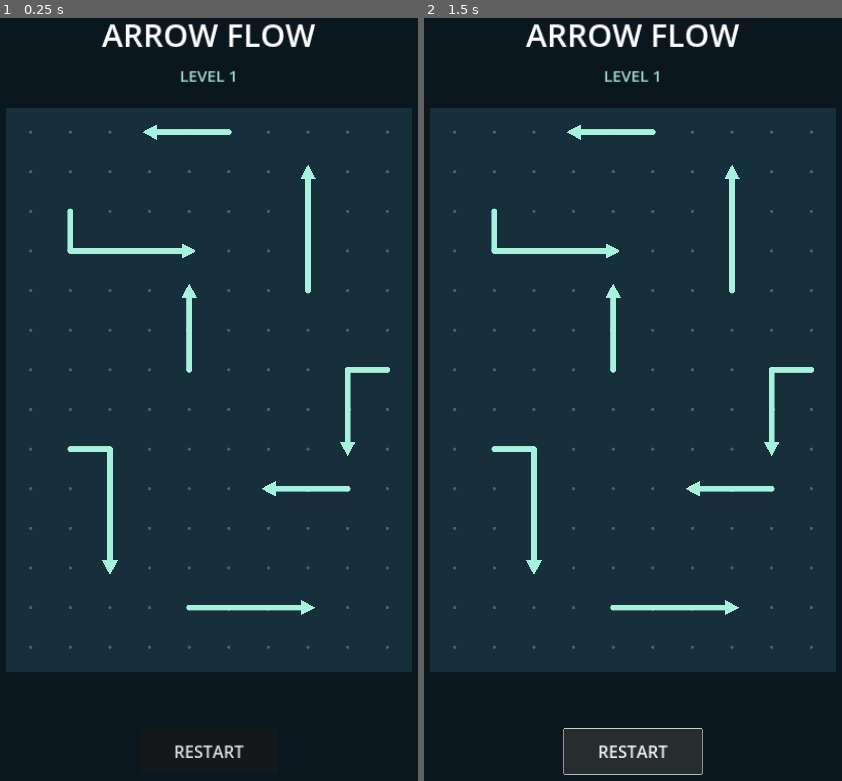
Above: before the commit, frames 1-2 (left to right).
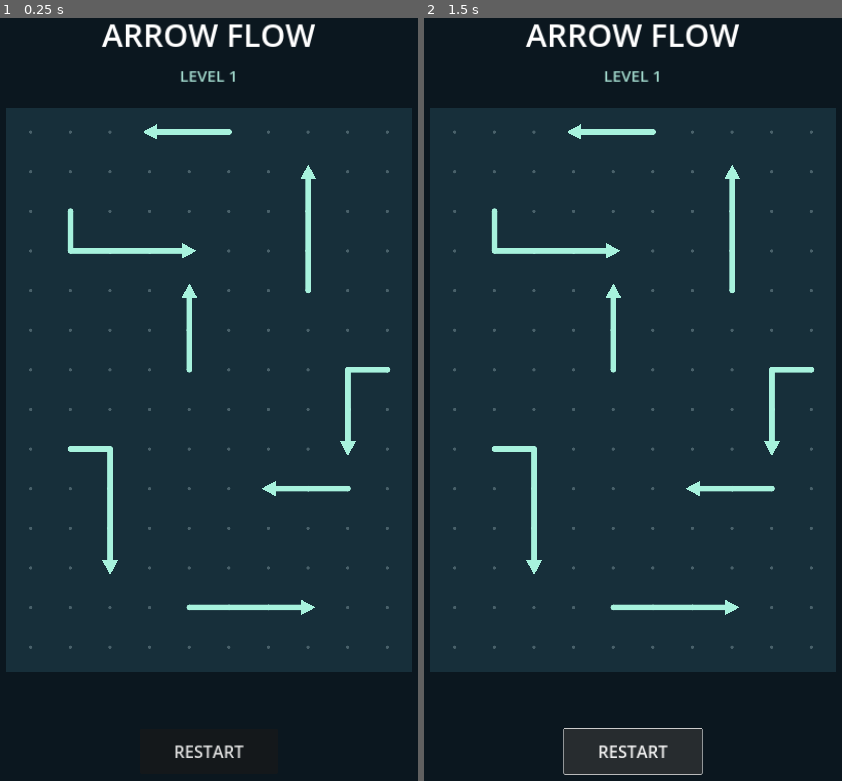
Above: after the commit, the same moments.

Repository: snip43/arrow-flow-escape-puzzle
Game: Godot game, scene res://scenes/game.tscn
The game is run twice, just before and just after one commit, with the same random seed, the same clock (stepped at 60 frames per second) and the same inputs.
Inputs:
- Up to frame 1 (0.25 s): no input
- Up to frame 2 (1.5 s): click "RESTART" at 0.5 s; click "RESTART" at 1.25 s

The runs differ from the first frame. In frame 1, 0.3% of the frame differs, in the area x 16-94%, y 13-78%; in frame 2, 0.3%.

Commit message:
Stage 1B: Arrow motion and input polish

Diff:
--- /dev/null
+++ b/game/arrow_motion.gd
@@ -0,0 +1,32 @@
+extends RefCounted
+
+# Adjacent cell centres are exactly one unit apart, so vertex index is arc length.
+var points: PackedVector2Array
+var direction: Vector2
+var length: int
+var travel: float
+
+func _init(path: Array, bounds: Vector2i) -> void:
+	for cell in path:
+		points.append(Vector2(cell))
+	length = points.size() - 1
+	var head := points[length]
+	direction = head - points[length - 1]
+	var edge_distance := head.dot(-direction)
+	if direction.x > 0 or direction.y > 0:
+		edge_distance += Vector2(bounds).dot(direction) - 1.0
+	travel = length + edge_distance + 1.0
+
+func sample(distance: float) -> Vector2:
+	if distance >= length:
+		return points[length] + direction * (distance - length)
+	var i := floori(distance)
+	return points[i].lerp(points[i + 1], distance - i)
+
+func section(distance: float) -> PackedVector2Array:
+	var result := PackedVector2Array([sample(distance)])
+	for i in range(floori(distance) + 1, length + 1):
+		if i < distance + length:
+			result.append(points[i])
+	result.append(sample(distance + length))
+	return result
--- a/game/tap_tracker.gd
+++ b/game/tap_tracker.gd
@@ -7,11 +7,14 @@
 var cancelled := false
 var tolerance := 0.0
 
+var fingers := {}
+
 func clear() -> void:
 	owner = IDLE
+	fingers.clear()
 	cancelled = false
 
-func feed(event: InputEvent, slop: float) -> bool:
+func feed(event: InputEvent, slop: float, eligible: bool) -> bool:
 	if event.device == InputEvent.DEVICE_ID_EMULATION:
 		return false
 	var pointer := MOUSE
@@ -31,18 +34,28 @@
 	pos = event.position
 	if not motion:
 		pressed = event.pressed
+	if event is InputEventScreenTouch:
+		if pressed:
+			fingers[pointer] = true
+			if fingers.size() > 1:
+				cancelled = true
+		else:
+			fingers.erase(pointer)
 	if pressed:
-		if owner == IDLE:
+		if owner == IDLE and eligible and fingers.size() <= 1 and not cancelled:
 			owner = pointer
 			start = pos
 			tolerance = slop
 			cancelled = false
 		return false
 	if pointer != owner:
+		if fingers.is_empty() and owner == IDLE:
+			cancelled = false
 		return false
 	cancelled = cancelled or start.distance_to(pos) > tolerance
 	if motion:
 		return false
 	var accepted: bool = not cancelled and not event.canceled
-	clear()
+	owner = IDLE
+	cancelled = not fingers.is_empty()
 	return accepted
--- a/project.godot
+++ b/project.godot
@@ -5,6 +5,7 @@
 run/main_scene="res://scenes/game.tscn"
 
 [display]
+window/handheld/orientation=1
 window/size/viewport_width=1080
 window/size/viewport_height=1920
 window/size/window_width_override=405
--- /dev/null
+++ b/tests/capture_stage_1b.gd
@@ -0,0 +1,43 @@
+extends SceneTree
+
+const DIR := "res://docs/screenshots/stage_1b/"
+var game
+var failed := false
+
+func _initialize() -> void:
+	run.call_deferred()
+
+func snap(name: String) -> void:
+	await process_frame
+	await RenderingServer.frame_post_draw
+	if root.get_texture().get_image().save_png(DIR + name + ".png") != OK:
+		failed = true
+
+func run() -> void:
+	DirAccess.make_dir_recursive_absolute(DIR + "motion")
+	game = load("res://scenes/game.tscn").instantiate()
+	root.add_child(game)
+	await snap("01-initial")
+	game.move("A")
+	await snap("02-blocked")
+	game.move("B")
+	await game.animation.finished
+	game.move("A")
+	game.animation.pause()
+	var prev := 0.0
+	for d in [0.0,0.35,1.0,3.0,5.5,7.5,9.0]:
+		game.animation.custom_step((d-prev)/game.SPEED)
+		prev = d
+		await snap("motion/A-%03d" % roundi(d*10))
+		if d == 0.35:
+			await snap("03-bent-arrow-moving")
+		if d == 9.0:
+			await snap("04-bent-arrow-tail-exit")
+	game.animation.play()
+	await game.animation.finished
+	await snap("05-partial")
+	for id in game.Level.SOLUTION.slice(2):
+		game.move(id)
+		await game.animation.finished
+	await snap("06-complete")
+	quit(1 if failed or not game.complete.visible else 0)
--- a/tests/stage_1a.gd
+++ b/tests/stage_1a.gd
@@ -48,7 +48,7 @@
 	mouse(board, at, true)
 	var drag := InputEventMouseMotion.new()
 	drag.position = at + Vector2.RIGHT*board.spacing()
-	board._gui_input(drag)
+	board.handle_pointer(drag)
 	mouse(board, at, false)
 	check(not board.locked, "drag out and back cancels")
 	mouse(board, at, true, InputEvent.DEVICE_ID_EMULATION)
@@ -60,17 +60,17 @@
 	touch.index = 1
 	touch.position = at
 	touch.pressed = true
-	board._gui_input(touch)
+	board.handle_pointer(touch)
 	check(not board.locked, "touch press waits")
 	touch.pressed = false
-	board._gui_input(touch)
+	board.handle_pointer(touch)
 	var ticket: int = game.generation
 	mouse(board, bend, true)
 	mouse(board, bend, false)
 	check(board.locked and board.exiting == "B" and game.model.ids() == original, "touch release starts one deferred removal")
 	game.get_node("%Restart").pressed.emit()
 	game.finish_move("B",ticket)
-	await create_timer(0.35).timeout
+	await wait_exit(board)
 	check(game.model.ids() == original and not board.locked and not game.complete.visible, "restart during animation rejects stale callback")
 	# Deliver the final mouse gesture through the viewport and GUI hit routing.
 	for down in [true, false]:
@@ -79,11 +79,11 @@
 		click.button_index = MOUSE_BUTTON_LEFT
 		click.pressed = down
 		root.push_input(click, true)
-	await create_timer(0.35).timeout
+	await wait_exit(board)
 	check(game.model.can_exit("A") and game.model.ids().size() == 7, "mouse release commits once")
 	for id in Level.SOLUTION.slice(1):
 		game.move(id)
-		await create_timer(0.35).timeout
+		await wait_exit(board)
 	check(game.complete.is_visible_in_tree() and game.model.ids().is_empty(), "victory after final tween")
 	game.get_node("%Restart").pressed.emit()
 	check(not game.complete.visible and game.model.ids() == original, "restart after victory")
@@ -103,4 +103,9 @@
 	event.button_index = MOUSE_BUTTON_LEFT
 	event.pressed = pressed
 	event.device = device
-	board._gui_input(event)
+	board.handle_pointer(event)
+
+func wait_exit(board: Control) -> void:
+	var deadline := Time.get_ticks_msec() + 2000
+	while board.locked and Time.get_ticks_msec() < deadline:
+		await process_frame
--- /dev/null
+++ b/tests/stage_1b.gd
@@ -0,0 +1,111 @@
+extends SceneTree
+
+const Motion := preload("res://game/arrow_motion.gd")
+const Level := preload("res://levels/level_1.gd")
+var game
+var board
+var failures := 0
+var checks := 0
+
+func check(ok: bool, label: String) -> void:
+	checks += 1
+	if not ok:
+		failures += 1
+		push_error(label)
+
+func _initialize() -> void:
+	run.call_deferred()
+
+func touch(i: int, at: Vector2, down: bool, canceled := false, device := 0) -> void:
+	var e := InputEventScreenTouch.new()
+	e.index = i
+	e.position = board.get_global_transform_with_canvas() * at
+	e.pressed = down
+	e.canceled = canceled
+	e.device = device
+	root.push_input(e,true)
+
+func run() -> void:
+	var paths := Level.arrows()
+	paths["zigzag"] = [Vector2i(2,2),Vector2i(3,2),Vector2i(3,3),Vector2i(4,3),Vector2i(4,4)]
+	for id in paths:
+		var m := Motion.new(paths[id],Level.SIZE)
+		check(m.section(0) == m.points,"start "+id)
+		var good := true
+		var previous := m.section(0)
+		for n in range(1,201):
+			var d := m.travel*n/200
+			var p := m.section(d)
+			var length := 0.0
+			for j in range(1,p.size()):
+				length += p[j].distance_to(p[j-1])
+			good = good and is_equal_approx(length,m.length) and p[-1].is_equal_approx(m.points[-1]+m.direction*d)
+			good = good and p[0].distance_to(previous[0]) <= m.travel/200+0.0001
+			previous = p
+		check(good,"continuous translation "+id)
+		for j in m.length:
+			check(m.section(j)[0] == m.points[j],"tail follows corner "+id)
+		check(not Rect2(Vector2(-0.5,-0.5),Vector2(Level.SIZE)).grow(0.2).has_point(previous[0]),"fully outside "+id)
+	game = preload("res://scenes/game.tscn").instantiate()
+	root.add_child(game)
+	board = game.board
+	await process_frame
+	var bend: Vector2 = board.center(Vector2i(2,8))
+	var outside := Vector2(-20,-20)
+	for first in [0,1]:
+		touch(0,bend,true)
+		touch(1,outside,true)
+		touch(first,bend if first == 0 else outside,false)
+		touch(2,bend,true)
+		touch(2,bend,false)
+		touch(1-first,outside if first == 0 else bend,false)
+		check(not board.locked,"multitouch release order")
+	for mode in ["outside","cancel","focus","emulated","miss"]:
+		var at := outside if mode == "miss" else bend
+		var device := InputEvent.DEVICE_ID_EMULATION if mode == "emulated" else 0
+		touch(0,at,true,false,device)
+		if mode == "focus":
+			board.notification(Node.NOTIFICATION_APPLICATION_FOCUS_OUT)
+		touch(0,outside if mode == "outside" else at,false,mode == "cancel",device)
+		check(not board.locked,mode)
+	game.move("A")
+	board.feedback.pause()
+	board.feedback.custom_step(0.18)
+	board.feedback.play()
+	game.move("E")
+	await create_timer(0.09).timeout
+	check(board.flashed == "E" and game.model.ids().size() == 8,"replace blocked feedback")
+	for ratio in [0.01,0.5,0.96]:
+		touch(0,bend,true)
+		touch(0,bend,false)
+		check(board.exiting == "D","single bend tap recovered")
+		game.animation.pause()
+		game.animation.custom_step(board.motion.travel/game.SPEED*ratio)
+		var old: int = game.generation
+		game.restart()
+		game.finish_move("D",old)
+		check(not board.locked and board.motion == null and game.model.ids().size()==8,"restart at "+str(ratio))
+	game.move("A")
+	game.move("C")
+	check(board.flashed=="C" and game.model.ids().size()==8,"replace feedback")
+	game.move("B")
+	game.animation.pause()
+	game.animation.custom_step(0.06)
+	var saved: PackedVector2Array = board.motion.section(board.distance)
+	touch(0,bend,true)
+	for dims in [Vector2i(405,720),Vector2i(900,600)]:
+		root.size = dims
+		await process_frame
+		await process_frame
+		check(board.motion.section(board.distance)==saved and game.model.path_for("D")==paths["D"] and not game.model.can_exit("A"),"resize while occupied")
+	check(board.flashed=="","successful move clears feedback")
+	game.animation.custom_step(1.0)
+	touch(0,board.center(Vector2i(2,8)),false)
+	check(not board.locked and game.model.ids().size()==7,"ignore press during motion")
+	for id in Level.SOLUTION.slice(1):
+		game.move(id)
+		check(not game.complete.visible and board.locked,"victory deferred "+id)
+		game.animation.custom_step(2.0)
+	check(game.complete.visible,"all tails gone")
+	print("STAGE 1B: %d checks, %d failures" % [checks,failures])
+	quit(1 if failures else 0)
--- a/ui/board.gd
+++ b/ui/board.gd
@@ -5,19 +5,33 @@
 const Tap := preload("res://game/tap_tracker.gd")
 const Model := preload("res://game/board_model.gd")
 const INK := Color("#a7f2dd")
-const DENIED := Color("#ffae83")
+const DENIED := Color("#ff796e")
 var model: Model
 var tap := Tap.new()
 var locked := false
 var exiting := ""
-var opacity := 1.0
+const Motion := preload("res://game/arrow_motion.gd")
+const HIT_RADIUS := 0.38
+const SLOP := 0.24
+var motion: Motion
+var distance := 0.0
+var clip := Control.new()
+var ink := Node2D.new()
+
+func _ready() -> void:
+	clip.mouse_filter = Control.MOUSE_FILTER_IGNORE
+	clip.clip_contents = true
+	add_child(clip)
+	clip.add_child(ink)
+	ink.draw.connect(draw_arrows)
+
 var flashed := ""
 var feedback: Tween
 
 func spacing() -> float:
 	return minf(size.x / (model.size.x + 0.6), size.y / (model.size.y + 0.6))
 
-func center(cell: Vector2i) -> Vector2:
+func center(cell: Vector2) -> Vector2:
 	return size * 0.5 + (Vector2(cell) + Vector2.ONE * 0.5 - Vector2(model.size) * 0.5) * spacing()
 
 func hit(pos: Vector2) -> String:
@@ -29,7 +43,7 @@
 		for i in range(1, path.size()):
 			var closest := Geometry2D.get_closest_point_to_segment(pos, center(path[i-1]), center(path[i]))
 			distance = minf(distance, pos.distance_to(closest))
-		if distance > spacing() * 0.38:
+		if distance > spacing() * HIT_RADIUS:
 			continue
 		if is_equal_approx(distance, best):
 			winner = ""
@@ -38,10 +52,14 @@
 			winner = id
 	return winner
 
-func _gui_input(event: InputEvent) -> void:
-	if locked or model == null:
+func _input(event: InputEvent) -> void:
+	if event is InputEventMouse or event is InputEventScreenTouch or event is InputEventScreenDrag:
+		handle_pointer(make_input_local(event))
+
+func handle_pointer(event: InputEvent) -> void:
+	if model == null:
 		return
-	if tap.feed(event, spacing() * 0.24):
+	if tap.feed(event, spacing() * SLOP, not locked and Rect2(Vector2.ZERO, size).has_point(event.position)) and not locked:
 		var id := hit(event.position)
 		if id != "" and hit(tap.start) == id:
 			tapped.emit(id)
@@ -50,13 +68,15 @@
 	if what == NOTIFICATION_APPLICATION_FOCUS_OUT and tap:
 		tap.clear()
 
-func reset_visuals() -> void:
+func reset_visuals(reset_input := true) -> void:
 	if feedback:
 		feedback.kill()
-	tap.clear()
+	if reset_input:
+		tap.clear()
 	locked = false
 	exiting = ""
-	opacity = 1.0
+	motion = null
+	distance = 0.0
 	flashed = ""
 	queue_redraw()
 
@@ -66,11 +86,11 @@
 	flashed = id
 	queue_redraw()
 	feedback = create_tween()
-	feedback.tween_interval(0.18)
+	feedback.tween_interval(0.22)
 	feedback.tween_callback(func(): flashed = ""; queue_redraw())
 
-func fade(value: float) -> void:
-	opacity = value
+func advance(value: float) -> void:
+	distance = value
 	queue_redraw()
 
 func _draw() -> void:
@@ -82,11 +102,18 @@
 	for x in model.size.x:
 		for y in model.size.y:
 			draw_circle(center(Vector2i(x,y)), s * 0.034, Color("#49616a"), true, -1, true)
+	clip.position = field.position
+	clip.size = field.size
+	ink.position = -field.position
+	ink.queue_redraw()
+
+func draw_arrows() -> void:
+	var s := spacing()
 	for id in model.ids():
-		var path := model.path_for(id)
+		var path := PackedVector2Array(model.path_for(id))
+		if exiting == id:
+			path = motion.section(distance)
 		var color := DENIED if flashed == id else INK
-		if exiting == id:
-			color.a = opacity
 		var head := center(path[-1])
 		var axis := (head - center(path[-2])).normalized()
 		var side := axis.orthogonal()
@@ -94,8 +121,8 @@
 			var point := center(path[i])
 			var end := center(path[i+1])
 			if i == path.size()-2:
-				end -= axis * s * 0.13
-			draw_line(point, end, color, s * 0.13, true)
-			draw_circle(point, s * 0.065, color, true, -1, true)
+				end -= axis * minf(s * 0.13, point.distance_to(end))
+			ink.draw_line(point, end, color, s * 0.13, true)
+			ink.draw_circle(point, s * 0.065, color, true, -1, true)
 		var base := head - axis * s * 0.19
-		draw_colored_polygon(PackedVector2Array([head + axis*s*0.18, base+side*s*0.20, base-side*s*0.20]), color)
+		ink.draw_colored_polygon(PackedVector2Array([head + axis*s*0.18, base+side*s*0.20, base-side*s*0.20]), color)
--- a/ui/game.gd
+++ b/ui/game.gd
@@ -5,6 +5,7 @@
 @onready var board = %Board
 @onready var complete: Label = %Complete
 var model := Model.new()
+const SPEED := 25.0 # cells per second
 var generation := 0
 var animation: Tween
 
@@ -30,16 +31,19 @@
 	if not model.can_exit(id):
 		board.reject(id)
 		return
+	board.reset_visuals(false)
 	board.locked = true
-	board.tap.clear()
+	board.motion = board.Motion.new(model.path_for(id), model.size)
 	board.exiting = id
 	animation = create_tween()
-	animation.tween_method(board.fade, 1.0, 0.0, 0.25)
+	animation.tween_method(board.advance, 0.0, board.motion.travel, board.motion.travel / SPEED)
 	animation.tween_callback(finish_move.bind(id, generation))
 
 func finish_move(id: String, ticket: int) -> void:
 	if ticket != generation or board.exiting != id:
 		return
-	model.remove(id)
-	board.reset_visuals()
-	complete.visible = model.ids().is_empty()
+	var removed := model.remove(id)
+	board.reset_visuals(false)
+	complete.visible = removed and model.ids().is_empty()
+	if not removed:
+		push_error("Could not commit exit: " + id)
Binary file added: docs/screenshots/stage_1b/01-initial.png
Binary file added: docs/screenshots/stage_1b/02-blocked.png
Binary file added: docs/screenshots/stage_1b/03-bent-arrow-moving.png
Binary file added: docs/screenshots/stage_1b/04-bent-arrow-tail-exit.png
Binary file added: docs/screenshots/stage_1b/05-partial.png
Binary file added: docs/screenshots/stage_1b/06-complete.png
Binary file added: docs/screenshots/stage_1b/motion/A-000.png
Binary file added: docs/screenshots/stage_1b/motion/A-004.png
Binary file added: docs/screenshots/stage_1b/motion/A-010.png
Binary file added: docs/screenshots/stage_1b/motion/A-030.png
Binary file added: docs/screenshots/stage_1b/motion/A-055.png
Binary file added: docs/screenshots/stage_1b/motion/A-075.png
(and 2 more such lines)
